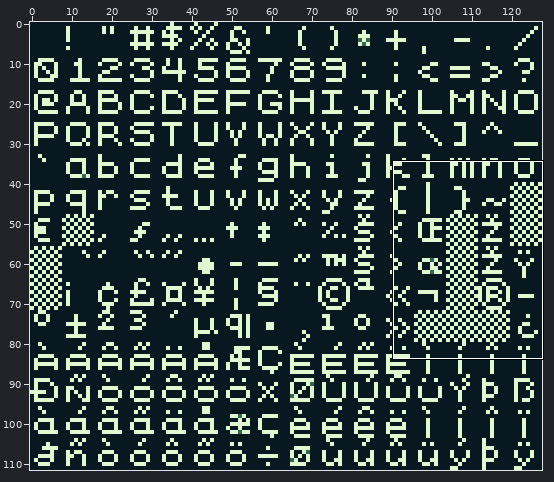
Edited in one commit: sprite sheet (assets/ui/ascii.png). The first picture is a wide view before the edit; the outline marks the close-up.
Close-up. As it was:
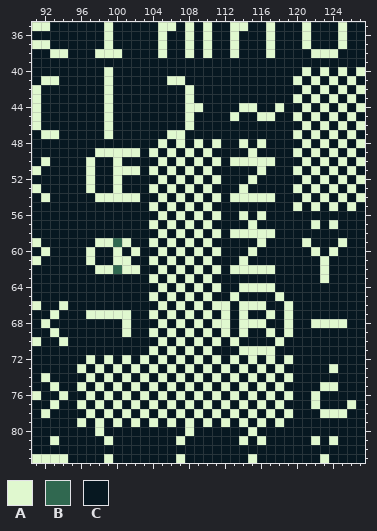
The file is 128x112 pixels. Shown: x 91..127, y 35..83.
Palette (. is transparent): A #e0f8cf  B #306850  C #071821
Pixels before, first column x 91:
35 AACCCCCCACCCCCAACACACCAACCACCCACCCACC
36 CCCCCCCCACCCCCACCACACCACCCACCCACCCACC
37 AACCCCCCACCCCCACCACACCACCCACCCACCCACC
38 CCAACCCAAACCCCACCACACCACCCACCCCAAACCC
39 CCCCCCCCCCCCCCCCCCCCCCCCCCCCCCCCCCCCC
40 CCCCCCCCACCCCCCCCCCCCCCCCCCCCCACACACA
41 CAACCCCCACCCCCCAACCCCCCCCCCCCACACACAC
42 ACCCCCCCACCCCCCCCACCCCCCCCCCCCACACACA
43 ACCCCCCCACCCCCCCCACCCCCCCCCCCACACACAC
44 ACCCCCCCACCCCCCCCAACCCCAACCACCACACACA
45 ACCCCCCCACCCCCCCCACCCCACCAACCACACACAC
46 ACCCCCCCACCCCCCCCACCCCCCCCCCCCACACACA
47 CAACCCCCACCCCCCAACCCCCCCCCCCCACACACAC
48 CCCCCCCCCCCCCCACACACACCACACCCCACACACA
49 CCCCCCCAAAAACACACACACCCCACCCCACACACAC
50 CACCCCACCACCCCACACACACAAAAACCCACACACA
51 ACCCCCACCAAACACACACACCCCCACCCACACACAC
52 CCCCCCACCACCCCACACACACCCACCCCCACACACA
53 ACCCCCACCACCCACACACACCCACCCCCACACACAC
54 CACCCCCAAAAACCACACACACAAAAACCCACACACA
55 CCCCCCCCCCCCCACACACACCCCCCCCCACACACAC
56 CCCCCCCCCCCCCCACACACACCACACCCCCCCCCCC
57 CCCCCCCCCCCCCACACACACCCCACCCCCCACACCC
58 CCCCCCCCCCCCCCACACACACAAAAACCCCCCCCCC
59 ACCCCCCAABACCACACACACCCCCACCCCACCCACC
60 CACCCCACCACACCACACACACCCACCCCCCACACCC
61 ACCCCCACCAACCACACACACCCACCCCCCCCACCCC
62 CCCCCCCAABAACCACACACACAAAAACCCCCACCCC
63 CCCCCCCCCCCCCACACACACCCCCCCCCCCCACCCC
64 CCCCCCCCCCCCCCACACACACCAAAACCCCCCCCCC
65 CCCCCCCCCCCCCACACACACCACCCCACCCCCCCCC
66 ACCACCCCCCCCCCACACACAACAAACCACCCCCCCC
67 CCACCCAAAAACCACACACACACACCACACCCCCCCC
68 CACCCCCCCCACCCACACACAACAAACCACCAAAACC
69 CCACCCCCCCACCACACACACACACCACACCCCCCCC
70 ACCACCCCCCCCCCACACACACACCCCACCCCCCCCC
71 CCCCCCCCCCCCCACACACACCCAAAACCCCCCCCCC
72 CCCCCCACACACACACACACACACACACACCCCCCCC
73 CCCCCACACACACACACACACACACACACCCCCACCC
74 CACCCCACACACACACACACACACACACACCCCCCCC
75 CCACCACACACACACACACACACACACACCCCAACCC
76 ACCACCACACACACACACACACACACACACCACCCCC
77 CCACCACACACACACACACACACACACACCCACCCAC
78 CACCCCACACACACACACACACACACACACCCAAACC
79 CCCCCACACACACACACACACACACACACCCCCCCCC
80 CCCCCCCACCCCCCCCCACCCCCCACCCCCCCCCCCC
81 CCACCCCCACCCCCCCACCCCCCACACCCCCACACCC
82 CCCCCCCCCCCCCCCCCCCCCCCCCCCCCCCCCCCCC
83 AAAACCCCACCCCCCCACCCCCCCACCCCCCCACCCC
New version:
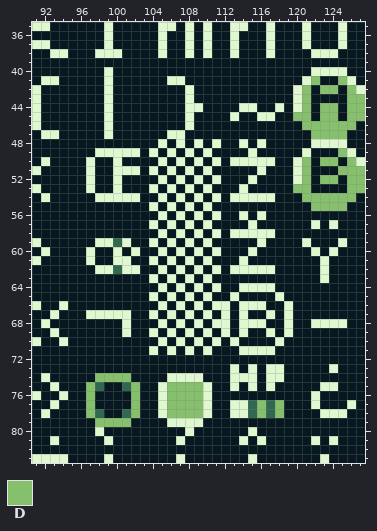
Colours new in this view: D #86c06c
The exact change:
Colour C becomes colour A in row 40 at x 122 and 124; in row 41 at x 121; in row 42 at x 120; in row 44 at x 120; in row 48 at x 122 and 124; in row 49 at x 121.
Colour C becomes colour A in row 50 at x 120; in row 52 at x 120; in row 73 at x 113, 115 and 117; in row 74 at x 106, 108, 114 and 118; in row 75 at x 105, 113, 115 and 117; in row 76 at x 110.
Colour C becomes colour A in row 77 at x 105 and 113; in row 78 at x 110 and 114; in row 79 at x 107 and 109.
Colour A becomes colour B in row 75 at x 98; in row 78 at x 101, 115 and 117.
Colour C becomes colour B in row 75 at x 101; in row 77 at x 115 and 117; in row 78 at x 98.
Colour A becomes colour C in row 40 at x 121 and 127; in row 41 at x 120 and 124; in row 42 at x 125; in row 43 at x 122 and 124; in row 44 at x 125; in row 45 at x 122.
Colour A becomes colour C in row 46 at x 127; in row 47 at x 120 and 126; in row 48 at x 121 and 127; in row 49 at x 120, 122 and 124; in row 50 at x 125; in row 51 at x 122 and 124.
Colour A becomes colour C in row 52 at x 125; in row 53 at x 122 and 124; in row 54 at x 127; in row 55 at x 120 and 126; in row 72 at x 97, 99, 101, 103, 105, 107, 109, 111, 113, 115, 117 and 119; in row 73 at x 96, 98, 100, 102, 104, 106, 108, 110, 112, 114 and 116.
Colour A becomes colour C in row 74 at x 97, 103, 105, 111 and 119; in row 75 at x 96, 100, 104, 112, 114, 116 and 118; in row 76 at x 99, 101, 103, 111, 113, 115, 117 and 119; in row 77 at x 96, 98, 100, 104 and 112; in row 78 at x 99, 103, 111 and 119; in row 79 at x 96, 102, 104, 110, 112, 114, 116 and 118.
Colour A becomes colour D in row 41 at x 122; in row 42 at x 121 and 123; in row 43 at x 126; in row 44 at x 121, 123 and 127; in row 45 at x 120, 124 and 126; in row 46 at x 121, 123 and 125.
Colour A becomes colour D in row 47 at x 122 and 124; in row 50 at x 121 and 123; in row 51 at x 126; in row 52 at x 121, 123 and 127; in row 53 at x 120 and 126; in row 54 at x 121, 123 and 125.
Colour A becomes colour D in row 55 at x 122 and 124; in row 74 at x 99 and 101; in row 75 at x 102, 106 and 108; in row 76 at x 97, 107 and 109; in row 77 at x 102, 106, 108, 116 and 118; in row 78 at x 97, 107 and 109.
Colour A becomes colour D in row 79 at x 98 and 100.
Colour C becomes colour D in row 41 at x 125; in row 42 at x 124 and 126; in row 43 at x 121 and 127; in row 44 at x 124 and 126; in row 45 at x 121, 123 and 127; in row 46 at x 122, 124 and 126.
Colour C becomes colour D in row 47 at x 123 and 125; in row 49 at x 125; in row 50 at x 124 and 126; in row 51 at x 121, 125 and 127; in row 52 at x 124 and 126; in row 53 at x 121 and 127.
Colour C becomes colour D in row 54 at x 122, 124 and 126; in row 55 at x 123 and 125; in row 74 at x 98 and 100; in row 75 at x 97, 107 and 109; in row 76 at x 102, 106 and 108; in row 77 at x 97, 107 and 109.
Colour C becomes colour D in row 78 at x 102, 106, 108, 116 and 118; in row 79 at x 99 and 101.
